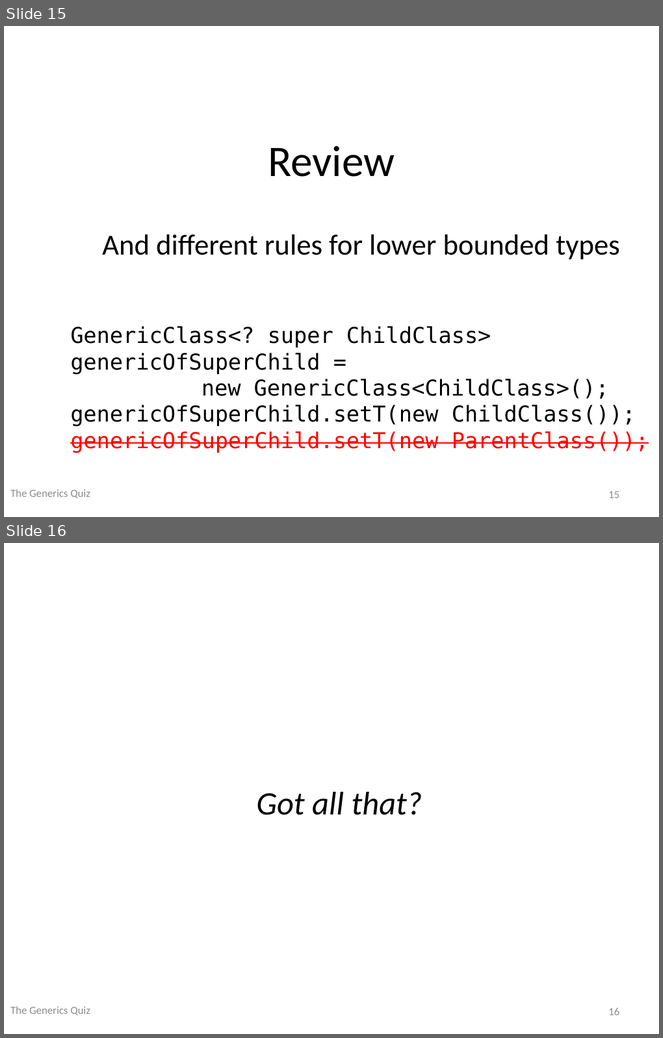
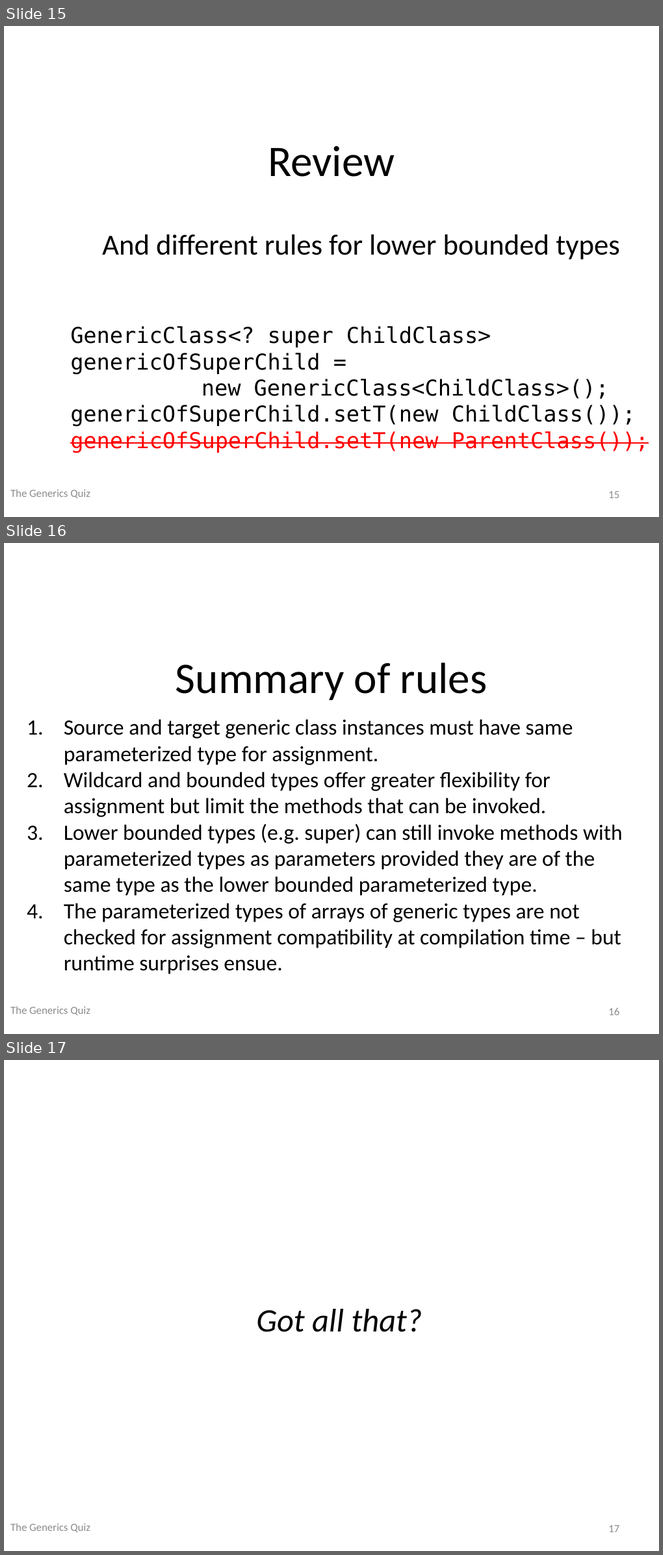
Before and after one commit to ThoughtFlow/advanced_java_with_java_8_lab, a slide deck: doc/Generics/Generics Quiz.pptx. Shown one above the other, each under a label of ours: slides 15 and 16 before the commit, slides 15, 16 and 17 after it. The pictures are 663x1038 and 663x1555 pixels, drawn with LibreOffice and Linux fonts; fonts in the diff are those of the drawing; background and template pictures are left out. Boxes give left, top, right and bottom in pixels: in the first picture for what was removed or moved away, otherwise in the second. Text is boxed around its words. In the diff, an @@ line names an element or a change of style, - is before the commit and + after.

Commit message:
Added another slide in generics quiz

```diff
--- a/doc/Generics/Generics Quiz.pptx
+++ b/doc/Generics/Generics Quiz.pptx
@@ slide 16 added at bbox=[4, 543, 659, 1034], background picture (left out) @@
@@ text added at bbox=[176, 663, 488, 700], 48 pt, text #000000 @@
+Summary of rules
@@ text added at bbox=[64, 719, 623, 975], 24 pt, text #000000 @@
+1. Source and target generic class instances must have same parameterized type for assignment.
+2. Wildcard and bounded types offer greater flexibility for assignment but limit the methods that can be invoked.
+3. Lower bounded types (e.g. super) can still invoke methods with parameterized types as parameters provided they are of the same type as the lower bounded parameterized type.
+4. The parameterized types of arrays of generic types are not checked for assignment compatibility at compilation time – but runtime surprises ensue.
@@ text added at bbox=[10, 1006, 90, 1016], 12 pt, text #8C8C8C @@
+The Generics Quiz
@@ page number added at bbox=[608, 1008, 620, 1016], 12 pt, text #8C8C8C @@
+16
@@ what was slide 16 is now slide 17 @@
@@ page number at bbox=[608, 1525, 620, 1533]: text changed @@
-16
+17
```
Also in this commit, not shown: 1 slide changed.
